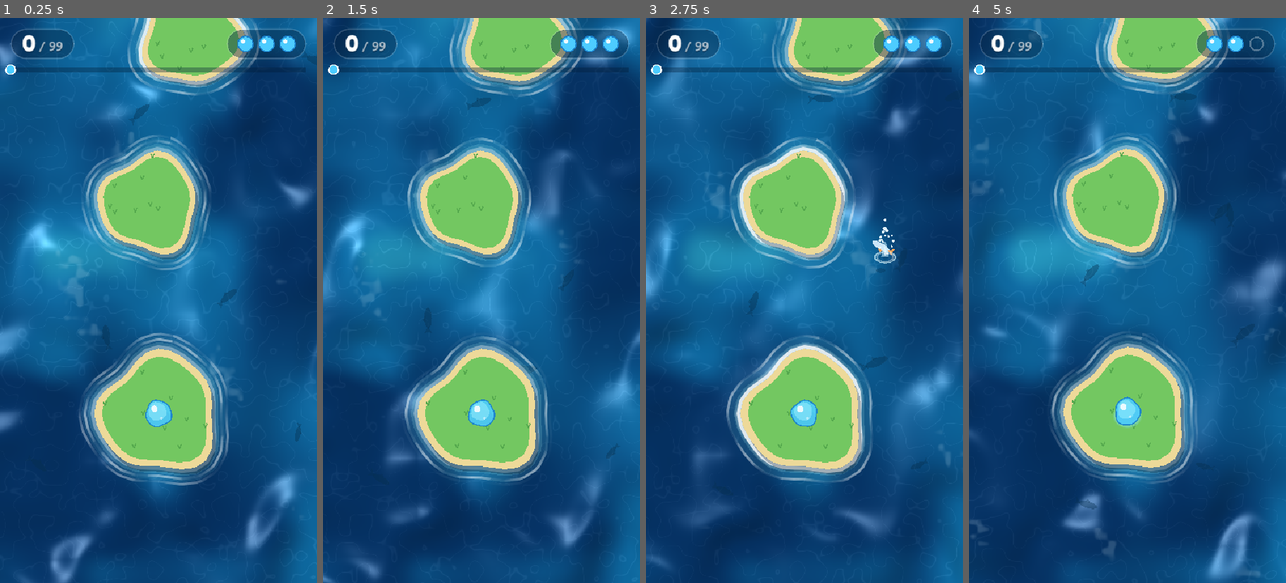
Above: before the commit, frames 1-4 (left to right).
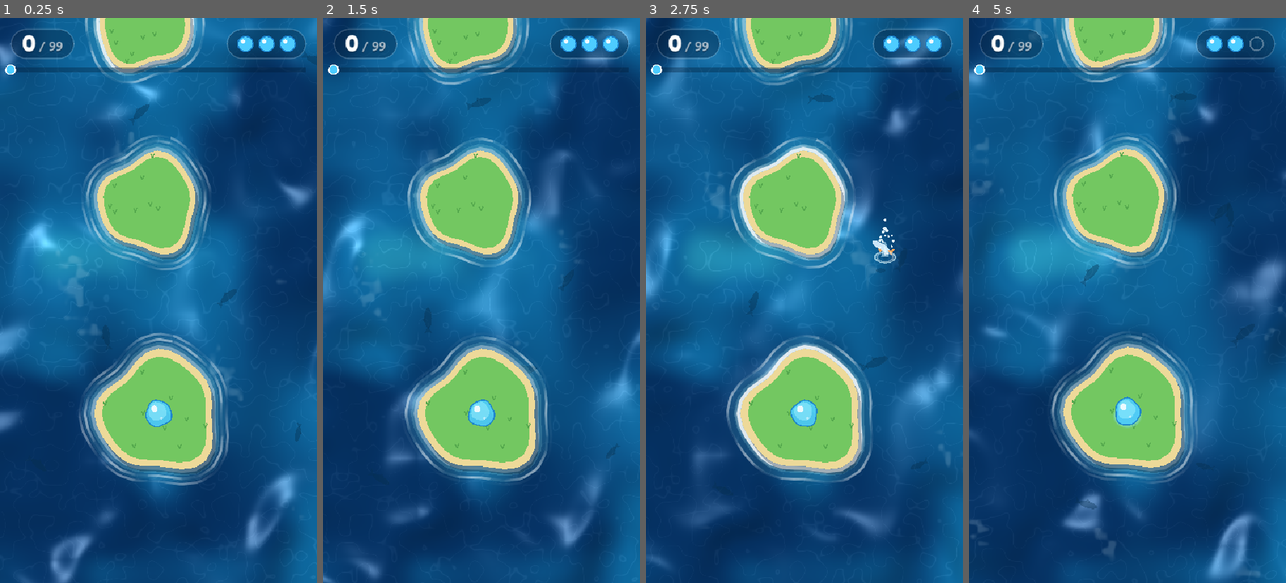
Above: after the commit, the same moments.

Repository: msagimbekov/ggjumps
Game: Godot game, scene res://scenes/main.tscn
Same seed, same stepped clock (60 frames per second), same inputs: the game is played once before the commit and once after it.
Inputs (mouse positions are in pixels of both pictures, inside the frame that each line leads up to):
- Up to frame 1 (0.25 s): no input
- Up to frame 2 (1.5 s): move the mouse to (551, 272) at 0.52 s; click (551, 272) at 0.67 s; drag from (418, 328) to (465, 413) at 1.27 s
- Up to frame 3 (2.75 s): move the mouse to (836, 176) at 2.02 s; click (836, 176) at 2.17 s
- Up to frame 4 (5 s): drag from (1111, 413) to (1032, 215) at 2.77 s; move the mouse to (1222, 385) at 3.52 s; click (1222, 385) at 3.67 s; drag from (1032, 215) to (1079, 159) at 4.27 s

The runs differ from the first frame. In frame 1, 4.6% of the frame differs, in the area x 26-83%, y 0-14%; in frame 2, 4.8%; in frame 3, 4.8%; in frame 4, 4.6%.

Commit message:
Swap treadmills for more moving rock islands (some vertical); bigger ice; plain centred goal island
Co-Authored-By: Claude Sonnet 5.5 <noreply@anthropic.com>

Diff:
--- a/scripts/land.gd
+++ b/scripts/land.gd
@@ -9,13 +9,14 @@
 const BELT_SPEED := 35.0
 const BELT_HALF := Vector2(56.0, 90.0)  # every treadmill is this size, always vertical
 const SWAY_SPEED := 0.9  # rad/s
-const SWAY_AMP := 64.0
+const SWAY_AMP := 48.0
 
 var index := 0
 var kind := Kind.GRASS
 var poly := PackedVector2Array()  # local space, rotated and squashed already
 var radius_max := 0.0  # farthest outline point from the centre
-var amp := 0.0  # sideways sway amplitude, 0 = static
+var amp := 0.0  # sway amplitude, 0 = static
+var sway_dir := Vector2.RIGHT  # axis of the sway: RIGHT (left-right) or DOWN (up-down)
 var frame_delta := Vector2.ZERO  # how far a swaying island moved in the last update
 var _inner := PackedVector2Array()
 var _shallow_far := PackedVector2Array()
@@ -29,7 +30,7 @@
 var _half := Vector2.ZERO  # treadmill half extents (unrotated)
 var _belt_sign := 1.0
 var _belt := Vector2.ZERO
-var _base_x := 0.0
+var _base := Vector2.ZERO
 var _sway_phase := 0.0
 var _t := 0.0
 
@@ -85,23 +86,24 @@
 			_rim_color = Color(0.55, 0.36, 0.20)
 			_fill_color = Color(0.36, 0.66, 0.32)
 		Kind.MOVING:
-			_rim_color = Color(0.55, 0.36, 0.20)
-			_fill_color = Color(0.86, 0.68, 0.42)
-			_deco_color = Color(0.45, 0.29, 0.16)
+			_rim_color = Color(0.36, 0.38, 0.43)
+			_fill_color = Color(0.60, 0.62, 0.66)
+			_deco_color = Color(0.40, 0.42, 0.47)
 	queue_redraw()
 
 
 ## Makes the island sway sideways around its current x. Call after it is positioned.
-func setup_motion(phase: float) -> void:
+func setup_motion(phase: float, vertical := false) -> void:
 	amp = SWAY_AMP
-	_base_x = position.x
+	sway_dir = Vector2.DOWN if vertical else Vector2.RIGHT
+	_base = position
 	_sway_phase = phase
 
 
 func set_motion_time(time: float) -> void:
-	var nx := _base_x + amp * sin(time * SWAY_SPEED + _sway_phase)
-	frame_delta = Vector2(nx - position.x, 0.0)
-	position.x = nx
+	var np := _base + sway_dir * amp * sin(time * SWAY_SPEED + _sway_phase)
+	frame_delta = np - position
+	position = np
 
 
 ## Unit direction of the belt (treadmills only).
@@ -202,6 +204,12 @@
 
 
 func _draw_sway() -> void:
-	var n := _inner.size()
-	for i in range(0, n, 2):
-		draw_line(_inner[i] * 0.93, _inner[(i + 1) % n] * 0.93, _deco_color, 3.0)
+	# Rock: a lighter, lumpy top, cracks and pits.
+	var top := PackedVector2Array()
+	for p in _inner:
+		top.append(p * 0.78 + Vector2(-4, -5))
+	draw_colored_polygon(top, Color(0.72, 0.74, 0.78, 0.55))
+	for c in _deco:
+		draw_line(c, c + Vector2(10, -4), _deco_color, 2.0)
+		draw_line(c + Vector2(5, -2), c + Vector2(8, 5), _deco_color, 2.0)
+		draw_circle(c + Vector2(-7, 6), 3.5, Color(0.45, 0.47, 0.52, 0.7))
--- a/scripts/main.gd
+++ b/scripts/main.gd
@@ -17,6 +17,7 @@
 const SOLVE_MIN_WINDOW := 8  # in 1% power steps (~38 px of landing tolerance)
 const SOLVE_MIN_WINDOW_OFFSET := 4
 const SKIP_MARGIN := 10.0  # islands two apart must be farther than MAX_RANGE by this much
+const TREADMILLS := false  # treadmill islands work but made the game too hard; off for now
 const AIM_TAPS := 5  # taps on the lives icons that show the tools buttons
 const HIDE_TAPS := 3  # taps that hide them again and reset the tools
 
@@ -35,7 +36,7 @@
 var _fx: Fx
 var _bubble: Bubble
 var _hud: Hud
-var _spawn_x := 0.0  # x of the island when the spot was saved (swaying islands only)
+var _spawn_land := Vector2.ZERO  # island position when the spot was saved (swaying islands move it)
 var _spawn_pos := Vector2.ZERO  # world spot the bubble last landed on, to respawn there
 var _critters: Critters
 var _movers: Array[Land] = []
@@ -129,9 +130,10 @@
 			var rot := rng.randf() * PI
 			var belt_sign := 1.0 if rng.randf() < 0.5 else -1.0
 			var phase := rng.randf() * TAU
+			var vertical := rng.randf() < 0.4
 			var p_ice := lerpf(0.10, 0.30, t) if i >= 10 else 0.0
-			var p_tread := lerpf(0.08, 0.16, t) if i >= 14 else 0.0
-			var p_move := lerpf(0.10, 0.18, t) if i >= 7 and prev.kind != Land.Kind.MOVING else 0.0
+			var p_tread := lerpf(0.08, 0.16, t) if TREADMILLS and i >= 14 else 0.0
+			var p_move := lerpf(0.20, 0.32, t) if i >= 5 and prev.kind != Land.Kind.MOVING else 0.0
 			var kind := Land.Kind.GRASS
 			if kind_roll < p_ice:
 				kind = Land.Kind.ICE
@@ -139,9 +141,20 @@
 				kind = Land.Kind.TREADMILL
 			elif kind_roll < p_ice + p_tread + p_move:
 				kind = Land.Kind.MOVING
-			if attempt == LEVEL_ATTEMPTS - 1:
+			var last := i == TOTAL_JUMPS
+			if attempt == LEVEL_ATTEMPTS - 1 or last:
 				kind = Land.Kind.GRASS
-			var thin := kind in [Land.Kind.GRASS, Land.Kind.ICE] and i >= 6 and thin_roll < lerpf(0.05, 0.45, t)
+			var thin := kind == Land.Kind.GRASS and not last and i >= 6 and thin_roll < lerpf(0.05, 0.45, t)
+			if kind == Land.Kind.MOVING:
+				gap += Land.SWAY_AMP  # it sways towards its neighbours, keep the closest approach as wide
+			if kind == Land.Kind.ICE:
+				radius = maxf(radius, 72.0)  # ice is hard enough to stop on
+			if last:
+				radius = 80.0  # the goal island: plain, full size, centred
+				ang = atan2(-1.0, 0.0)
+				var dx := 270.0 - prev.position.x
+				var dist := prev.radius_max + radius + gap
+				ang = Vector2(dx, -sqrt(maxf(dist * dist - dx * dx, 1.0))).angle() if absf(dx) < dist * 0.8 else Vector2(signf(dx) * 0.8, -0.6).angle()
 			if kind == Land.Kind.TREADMILL:
 				rot = 0.0  # treadmills always run straight up / down
 			if l:
@@ -158,13 +171,15 @@
 				next += dir * (gap - _poly_gap(prev, l))
 			var lo := 80.0
 			var hi := 460.0
-			if kind == Land.Kind.MOVING:
+			if kind == Land.Kind.MOVING and not vertical:
 				lo += Land.SWAY_AMP + 4.0
 				hi -= Land.SWAY_AMP + 4.0
 			next.x = clampf(next.x, lo, hi)
+			if last:
+				next.x = 270.0
 			l.position = next
 			if kind == Land.Kind.MOVING:
-				l.setup_motion(phase)
+				l.setup_motion(phase, vertical)
 			if i >= 2:
 				var far := lands[i - 2]
 				if _poly_gap(far, l) - far.amp - l.amp < MAX_RANGE + SKIP_MARGIN:
@@ -216,18 +231,18 @@
 ## previous island (centre and 55% towards / away from the target), aiming at a few points
 ## of the target, and sweeps the power. Needs a window of powers wide enough to hit by hand.
 func _is_solvable(from: Land, to: Land) -> bool:
-	var fx0 := from.position.x
-	var tx0 := to.position.x
+	var fx0 := from.position
+	var tx0 := to.position
 	var ok := true
 	# A swaying island has to work at both ends and in the middle of its sway.
 	for fo: float in ([0.0] if from.amp == 0.0 else [-from.amp, 0.0, from.amp]):
 		for to_off: float in ([0.0] if to.amp == 0.0 else [-to.amp, 0.0, to.amp]):
-			from.position.x = fx0 + fo
-			to.position.x = tx0 + to_off
+			from.position = fx0 + from.sway_dir * fo
+			to.position = tx0 + to.sway_dir * to_off
 			if not _is_solvable_at(from, to, from.amp > 0.0 or to.amp > 0.0):
 				ok = false
-	from.position.x = fx0
-	to.position.x = tx0
+	from.position = fx0
+	to.position = tx0
 	return ok
 
 
@@ -325,7 +340,7 @@
 ## Saves the bubble's current world position as the respawn spot.
 func _remember_spot() -> void:
 	_spawn_pos = _bubble.position
-	_spawn_x = lands[cur].position.x
+	_spawn_land = lands[cur].position
 
 
 func _activate() -> void:
@@ -530,6 +545,6 @@
 	if home.kind == Land.Kind.TREADMILL and not home.contains_world(_spawn_pos + home.belt_dir() * Land.BELT_SPEED * 2.0):
 		_bubble.position.y = home.position.y
 	if lands[cur].amp > 0.0:  # a swaying island took its spot along
-		_bubble.position.x += lands[cur].position.x - _spawn_x
+		_bubble.position += lands[cur].position - _spawn_land
 	_bubble.land_squash()
 	state = State.AIM
Not shown, changed: README.md
